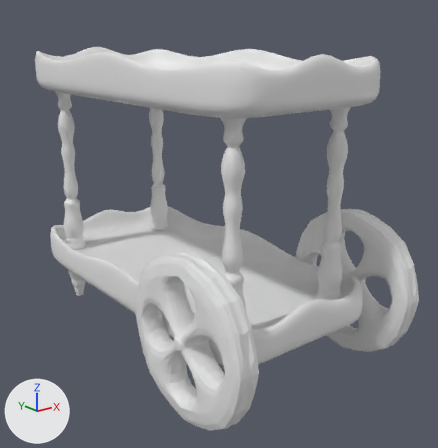
Before and after pictures for a commit that changed the Blender file Escape Room/Assets/Art/3D/trolley.blend.
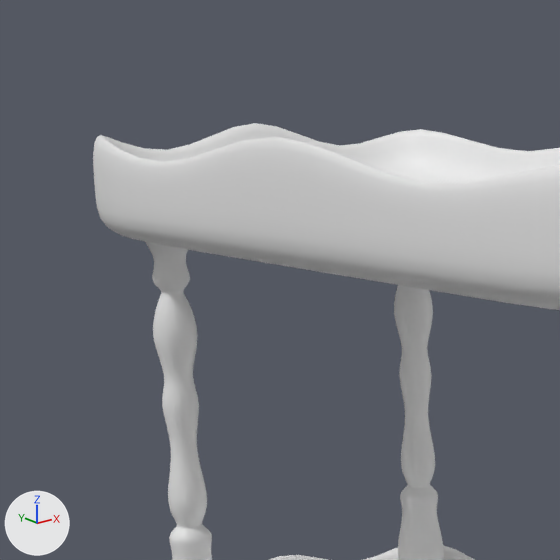
Old and new are each drawn whole from a 50 mm camera at (-1.36, 0.27, 0.93) aimed at (0.11, 2.1, 0.2) and again close up on the part from 0% to 48% of the width and 0% to 47% of the height. The axes (+X, +Y, +Z) are drawn at lower left. The lights are the same throughout.
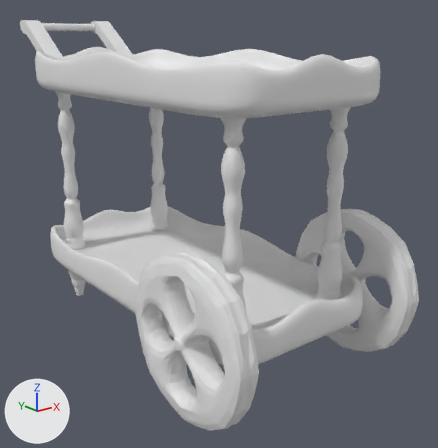
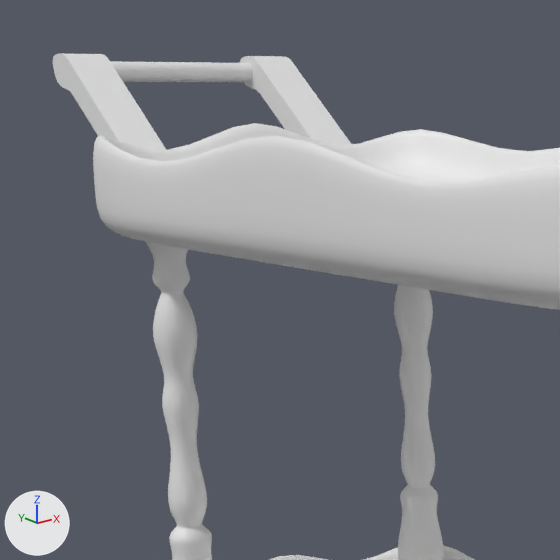
Where the newer file only moved an object's origin or applied its transform, the numbers keep the older frame.

Edits to the scene script, one JSON object a line:
```json
{"op": "remove", "block": "ob_cube_003", "code": "ob_cube_003.hide_set(True)"}
```

Pixel boxes (x1, y1, x2, y2) of what changed, in the close-ups (560 x 560 px):
```json
{"object": "Cube.003", "change": "shown", "after": [53, 53, 351, 150]}
```
